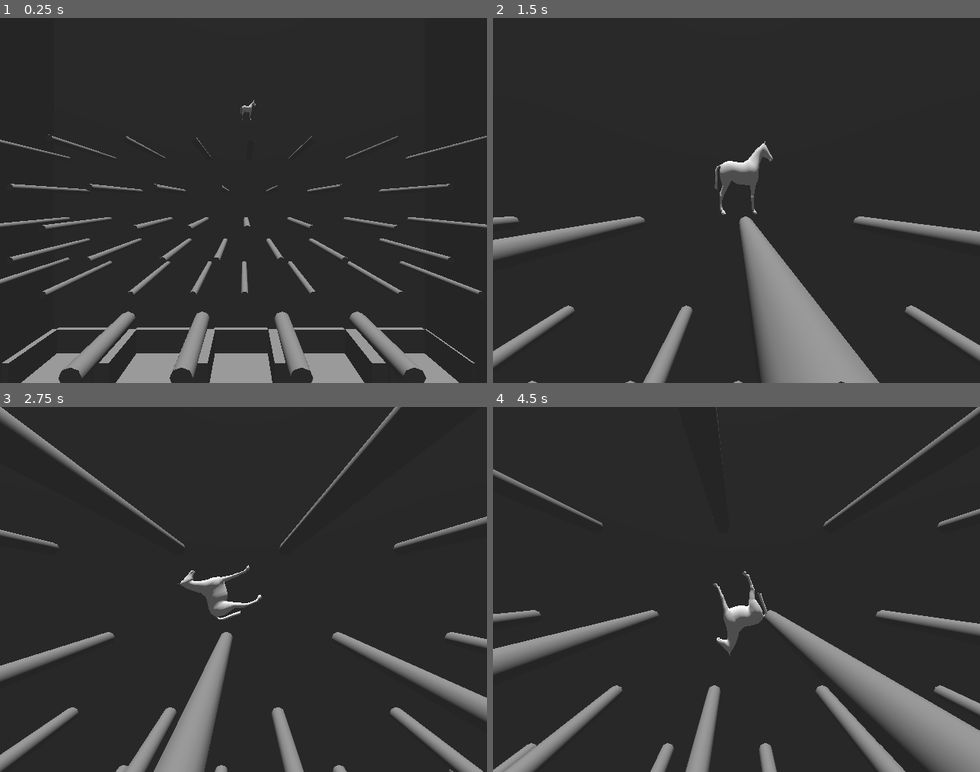
Above: before the commit, frames 1-4 (two rows, left to right).
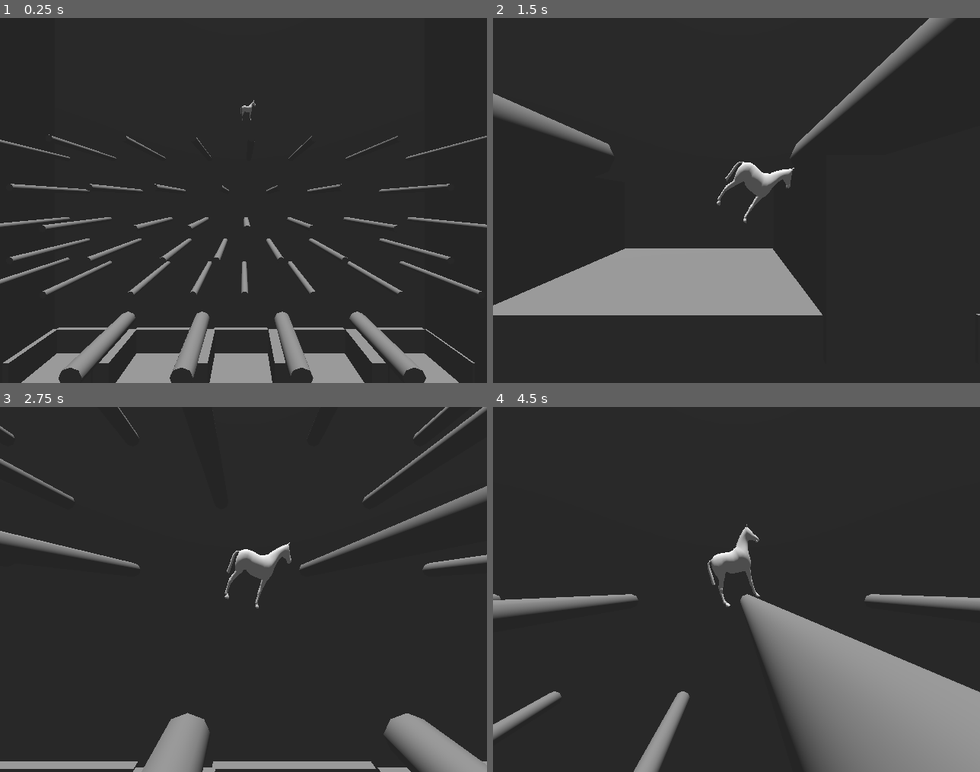
Above: after the commit, the same moments.

Repository: lukewhitingdev/gamejam-Bradys-Day-Out
Game: Godot game, scene res://Maps/Plinko.tscn
Same seed, same stepped clock (60 frames per second), same inputs: the game is played once before the commit and once after it. This scene is started directly instead of the project's main scene.
Inputs (mouse positions are in pixels of both pictures, inside the frame that each line leads up to):
- Up to frame 1 (0.25 s): no input
- Up to frame 2 (1.5 s): tap Enter at 0.5 s; move the mouse to (843, 182) at 0.52 s; press the mouse at (843, 182) at 0.53 s; hold D (move_right) 0.53-1.28 s; move the mouse to (639, 218) at 1.27 s; release the mouse at (639, 218) at 1.28 s; hold A (move_left) from 1.28 s (still down); right-click (639, 218) at 1.35 s
- Up to frame 3 (2.75 s): move the mouse to (292, 509) at 2.02 s; release A (move_left) at 2.03 s; hold D (move_right) from 2.03 s (still down); hold Space (start_game) from 2.03 s (still down)
- Up to frame 4 (4.5 s): move the mouse to (712, 662) at 2.77 s; release Space (start_game) at 2.78 s; click (712, 662) at 2.85 s; move the mouse to (882, 644) at 3.52 s; release D (move_right) at 3.53 s; hold Right mouse button (Right_Click) 3.53-4.28 s; hold A (move_left) from 3.53 s (still down); move the mouse to (590, 534) at 4.27 s; tap Space (start_game) at 4.35 s

The runs differ from the first frame. In frame 1, less than 0.1% of the frame differs, in the area x 0-11%, y 85-95%; in frame 2, 19%; in frame 3, 13%; in frame 4, 19%, in the area x 0-100%, y 0-100%.

Commit message:
Moved horse mesh and updated plinko to auto-reset

Diff:
--- a/app/chopchop/GameObjects/PlayerHorse.tscn
+++ b/app/chopchop/GameObjects/PlayerHorse.tscn
@@ -1,7 +1,7 @@
 [gd_scene format=3 uid="uid://ocq4ucai3hpf"]
 
 [ext_resource type="Texture2D" uid="uid://d077kou0qmdfk" path="res://Materials/Horse/horse_openPBR_shader1_BaseColor_sRGB.png" id="1_m0b2i"]
-[ext_resource type="ArrayMesh" uid="uid://b5kskmrea1wk7" path="res://new_array_mesh.tres" id="2_m5kbx"]
+[ext_resource type="ArrayMesh" uid="uid://b5kskmrea1wk7" path="res://Assets/Meshes/horse_mesh.tres" id="2_m5kbx"]
 [ext_resource type="Material" uid="uid://ccu0hmp6f6vcg" path="res://Materials/Horse/horsemat.tres" id="3_r70iu"]
 
 [sub_resource type="SphereShape3D" id="SphereShape3D_m0b2i"]
--- /dev/null
+++ b/app/chopchop/GameObjects/Props/duckProp.tscn
@@ -0,0 +1,5 @@
+[gd_scene format=3 uid="uid://c71oqg5dgctwa"]
+
+[node name="DuckProp" type="Node3D" unique_id=1923840230]
+
+[node name="MeshInstance3D" type="MeshInstance3D" parent="." unique_id=357148621]
--- a/app/chopchop/GameObjects/Props/horseProp.tscn
+++ b/app/chopchop/GameObjects/Props/horseProp.tscn
@@ -1,7 +1,7 @@
 [gd_scene format=3 uid="uid://dceip6uqvb6j2"]
 
 [ext_resource type="Texture2D" uid="uid://d077kou0qmdfk" path="res://Materials/Horse/horse_openPBR_shader1_BaseColor_sRGB.png" id="1_1c42o"]
-[ext_resource type="ArrayMesh" uid="uid://b5kskmrea1wk7" path="res://new_array_mesh.tres" id="2_n8gc6"]
+[ext_resource type="ArrayMesh" uid="uid://b5kskmrea1wk7" path="res://Assets/Meshes/horse_mesh.tres" id="2_n8gc6"]
 [ext_resource type="Material" uid="uid://ccu0hmp6f6vcg" path="res://Materials/Horse/horsemat.tres" id="3_njhdh"]
 
 [sub_resource type="StandardMaterial3D" id="StandardMaterial3D_t20iq"]
--- a/app/chopchop/GameObjects/player_horse.gd
+++ b/app/chopchop/GameObjects/player_horse.gd
@@ -1,4 +1,4 @@
-extends RigidBody3D
+class_name PlayerHorseScript extends RigidBody3D
 
 var HasGameStarted = false
 
--- a/app/chopchop/GameObjects/plinko_cup.gd
+++ b/app/chopchop/GameObjects/plinko_cup.gd
@@ -1,7 +1,7 @@
-extends Node3D
+class_name PlinkoCup extends Node3D
 
 var my_body_array = []
-@export var Score = 0
+@export var Score: int = 0
 
 signal OnScore(score)
 
--- a/app/chopchop/GameObjects/plinko_horse.gd
+++ b/app/chopchop/GameObjects/plinko_horse.gd
@@ -1,4 +1,4 @@
-extends RigidBody3D
+class_name PlinkoHorseScript extends RigidBody3D
 
 var HasGameStarted = false
 
--- a/app/chopchop/Maps/Plinko.tscn
+++ b/app/chopchop/Maps/Plinko.tscn
@@ -1,5 +1,6 @@
 [gd_scene format=3 uid="uid://c0tyqs6ircmle"]
 
+[ext_resource type="Script" uid="uid://dohnj7mg00sib" path="res://Maps/plinko_gamemode.gd" id="1_vimka"]
 [ext_resource type="PackedScene" uid="uid://d0encbuxgii3l" path="res://GameObjects/PlinkoHorse.tscn" id="2_vimka"]
 [ext_resource type="PackedScene" uid="uid://bcqaxobqrssin" path="res://GameObjects/PlinkoCup.tscn" id="2_xcrvh"]
 
@@ -10,6 +11,7 @@
 [sub_resource type="Compositor" id="Compositor_b1lj4"]
 
 [node name="Plinko" type="Node3D" unique_id=178533814]
+script = ExtResource("1_vimka")
 
 [node name="CSGCylinder3D" type="CSGCylinder3D" parent="." unique_id=371456973]
 transform = Transform3D(2.6033509e-15, -2.171365e-07, -1.5031474, -1.362522, -2.171365e-07, 0, -5.955773e-08, 4.967503, -6.5704654e-08, 2.0687084, 3.749617, -0.025646687)
@@ -192,7 +194,7 @@
 use_collision = true
 
 [node name="CSGBox3D2" type="CSGBox3D" parent="." unique_id=1495527021]
-transform = Transform3D(-7.4044856e-06, 1, 0, -169.39488, -4.371139e-08, 0, 0, 0, 138.72176, -12.510983, -5.103783, 2.1967869)
+transform = Transform3D(-7.4044856e-06, 1, 0, -169.39488, -4.371139e-08, 0, 0, 0, 138.72176, -12.452592, -5.074761, 2.1946297)
 use_collision = true
 
 [node name="CSGBox3D4" type="CSGBox3D" parent="." unique_id=1294853535]
@@ -225,5 +227,8 @@
 
 [node name="PlinkoHorse" parent="." unique_id=623002710 instance=ExtResource("2_vimka")]
 transform = Transform3D(2, 0, 0, 0, 2, 0, 0, 0, 2, 6.2030816, 21.900288, 0.6655054)
-Gravity = 0.5
+Gravity = 50.0
 BeginCameraPosition = Vector3(6, 15, 20)
+
+[node name="HorseSpawn" type="Marker3D" parent="." unique_id=1212244627]
+transform = Transform3D(1, 0, 0, 0, 1, 0, 0, 0, 1, 6.2748804, 22.1673, 0)
--- /dev/null
+++ b/app/chopchop/Maps/plinko_gamemode.gd
@@ -0,0 +1,37 @@
+extends Node3D
+
+var cups: Array[PlinkoCup] = []
+
+@onready var horse_spawn: Marker3D = $HorseSpawn
+@onready var plinko_horse: PlinkoHorseScript = $PlinkoHorse
+
+var total_score: int = 0
+
+func _ready():
+	var children = get_children()
+	for child in children:
+		if (child is PlinkoCup):
+			cups.append(child as PlinkoCup)
+
+	_setup_events(cups)
+
+func _setup_events(items: Array[PlinkoCup]):
+	for item in items:
+		item.OnScore.connect(_on_plinko_scored)
+
+func _on_plinko_scored(score: int):
+	print("Updated score to %s" % [score])
+	total_score += score
+
+	_reset_horse()
+
+func _reset_horse():
+	print("reseting horse")
+	plinko_horse.HasGameStarted = false
+
+	plinko_horse.gravity_scale = 0.0
+	plinko_horse.angular_velocity = Vector3.ZERO
+	plinko_horse.set_linear_velocity(Vector3.ZERO)
+
+	plinko_horse.set_global_position(horse_spawn.position)
+	plinko_horse.set_global_rotation(horse_spawn.rotation)
Renamed: app/chopchop/new_array_mesh.tres -> app/chopchop/Assets/Meshes/horse_mesh.tres
Not shown, added: app/chopchop/Maps/plinko_gamemode.gd.uid
